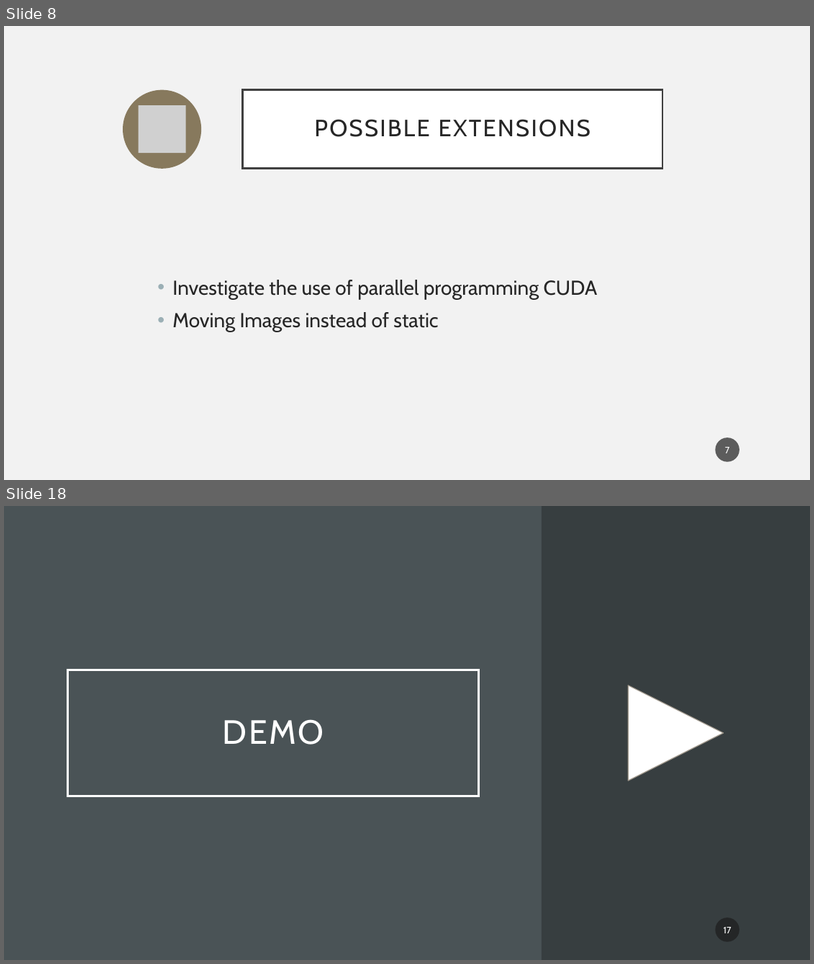
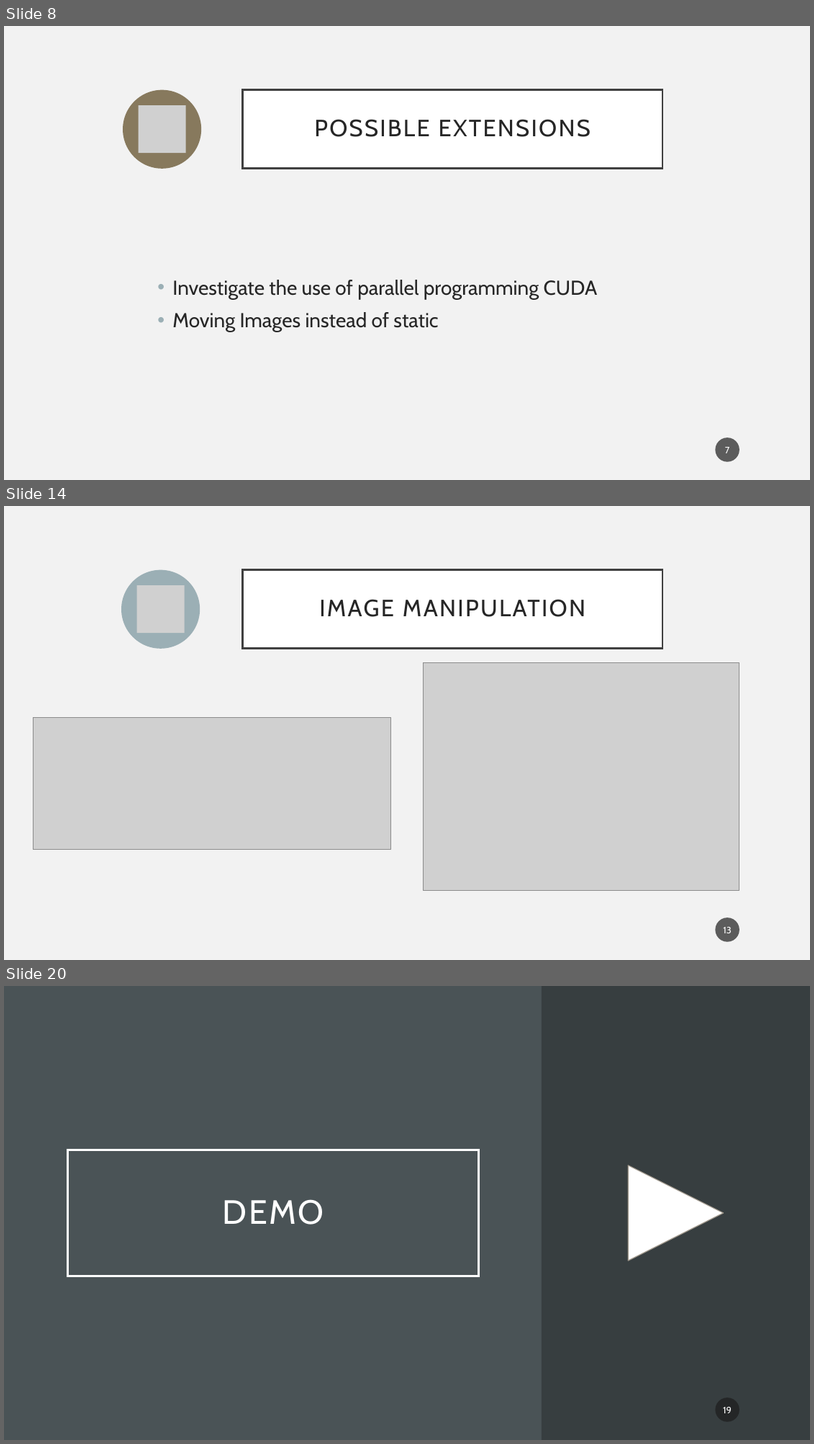
Before and after one commit to PelleDeOntwikkelaar/NumCalLicensePlate, a slide deck: presentation.pptx. Shown one above the other, each under a label of ours: slides 8 and 18 before the commit, slides 8, 14 and 20 after it; the slides between them are not shown. The pictures are 814x964 and 814x1444 pixels, drawn with LibreOffice and Linux fonts; fonts in the diff are those of the drawing; grey boxes stand for pictures. Boxes give left, top, right and bottom in pixels: in the first picture for what was removed or moved away, otherwise in the second. Text is boxed around its words. In the diff, an @@ line names an element or a change of style, - is before the commit and + after.

```diff
--- a/presentation.pptx
+++ b/presentation.pptx
@@ slide 14 added at [4,506,810,960], background #F2F2F2 @@
@@ ellipse added at [121,570,200,649], fill #9BAFB5 @@
@@ title added at [243,569,663,648], fill #FFFFFF, outline #404040 2.5 pt, 28 pt, text #262626 @@
+IMAGE MANIPULATION
@@ picture added at [137,585,185,633] @@
@@ picture added at [423,663,740,890] @@
@@ picture added at [33,717,391,849] @@
@@ page number added at [716,917,741,942], fill #1D1D1D at 70% opacity, 11 pt, text #FFFFFF @@
+13
@@ what was slide 18 is now slide 20 @@
@@ page number at [723,1406,732,1413]: text changed @@
-17
+19
```
Also in this commit, not shown: 1 slide changed, 4 other slides added, 3 slides removed, 9 other files.
